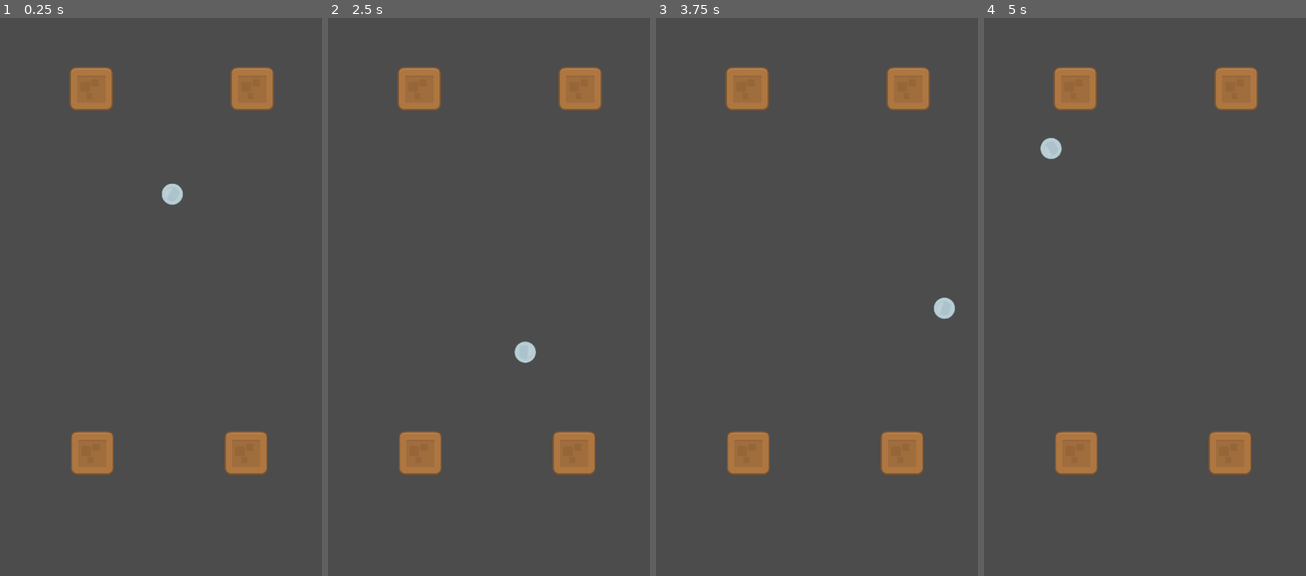
Above: before the commit, frames 1-4 (left to right).
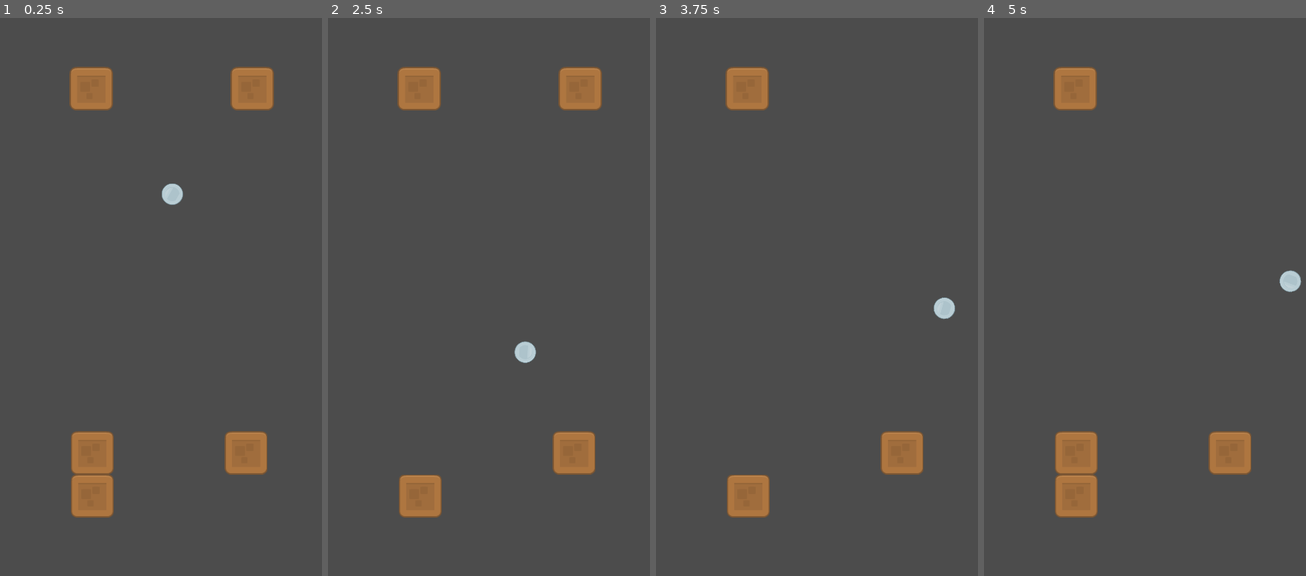
Above: after the commit, the same moments.

Repository: anissen/bouncing-ball
Game: Godot game, scene res://Main.tscn
The game is run twice, just before and just after one commit, with the same random seed, the same clock (stepped at 60 frames per second) and the same inputs.
Inputs (mouse positions are in pixels of both pictures, inside the frame that each line leads up to):
- Up to frame 1 (0.25 s): no input
- Up to frame 2 (2.5 s): tap Enter at 0.5 s; move the mouse to (566, 252) at 0.52 s; click (566, 252) at 0.67 s; tap R (restart, bound only after the commit) at 1.25 s; drag from (427, 308) to (476, 397) at 1.27 s; move the mouse to (527, 151) at 2.02 s; click (527, 151) at 2.17 s
- Up to frame 3 (3.75 s): drag from (804, 397) to (723, 190) at 2.77 s; move the mouse to (923, 369) at 3.52 s; click (923, 369) at 3.67 s
- Up to frame 4 (5 s): tap R (restart, bound only after the commit) at 4.15 s; drag from (1051, 190) to (1099, 135) at 4.27 s

The runs differ from the first frame. In frame 1, 1.0% of the frame differs, in the area x 22-36%, y 81-90%; in frame 2, 2.0%; in frame 3, 3.1%, in the area x 22-86%, y 8-90%; in frame 4, 2.5%.

Commit message:
Improved blocks handling

Diff:
--- /dev/null
+++ b/Ball.gd
@@ -0,0 +1,7 @@
+extends RigidBody2D
+
+signal block_hit(block)
+
+func _on_Ball_body_entered(body :Node):
+	if body.is_in_group("Blocks"):
+		emit_signal("block_hit", body)
--- a/Block.tscn
+++ b/Block.tscn
@@ -5,7 +5,9 @@
 [sub_resource type="RectangleShape2D" id=1]
 extents = Vector2( 36, 36 )
 
-[node name="Block" type="StaticBody2D"]
+[node name="Block" type="StaticBody2D" groups=[
+"Blocks",
+]]
 
 [node name="CollisionShape2D" type="CollisionShape2D" parent="."]
 shape = SubResource( 1 )
--- a/Main.gd
+++ b/Main.gd
@@ -3,6 +3,8 @@
 #var mouse_down := false
 #var drag_position :Vector2 = null
 #var drag_start_time
+
+var score := 0
 
 func _input(event :InputEvent):
 	if event is InputEventScreenDrag:
@@ -11,3 +13,12 @@
 	#if event is InputEventMouseButton and event.button_index == BUTTON_LEFT and not event.is_pressed():
 		#print(event.global_position - $Ball.global_position)
 	#	$Ball.apply_central_impulse(event.global_position - $Ball.global_position)
+
+	if event.is_action_released("restart"):
+		get_tree().reload_current_scene()
+
+
+func _on_Ball_block_hit(block):
+	score += 1
+	print("Score: " + str(score))
+	block.queue_free()
--- a/Main.tscn
+++ b/Main.tscn
@@ -1,8 +1,9 @@
-[gd_scene load_steps=8 format=2]
+[gd_scene load_steps=9 format=2]
 
 [ext_resource path="res://Block.tscn" type="PackedScene" id=1]
 [ext_resource path="res://Main.gd" type="Script" id=2]
 [ext_resource path="res://art/ball/elementMetal001.png" type="Texture" id=3]
+[ext_resource path="res://Ball.gd" type="Script" id=4]
 
 [sub_resource type="PhysicsMaterial" id=1]
 bounce = 0.9
@@ -31,9 +32,15 @@
 [node name="Block4" parent="." instance=ExtResource( 1 )]
 position = Vector2( 150, 760 )
 
+[node name="Block5" parent="." instance=ExtResource( 1 )]
+position = Vector2( 150, 830 )
+
 [node name="Ball" type="RigidBody2D" parent="."]
 position = Vector2( 280, 340 )
 physics_material_override = SubResource( 1 )
+contacts_reported = 1
+contact_monitor = true
+script = ExtResource( 4 )
 
 [node name="CollisionShape2D" type="CollisionShape2D" parent="Ball"]
 shape = SubResource( 2 )
@@ -60,3 +67,5 @@
 [node name="Bottom" type="CollisionShape2D" parent="Border"]
 position = Vector2( 262.5, 1040 )
 shape = SubResource( 4 )
+[connection signal="block_hit" from="Ball" to="." method="_on_Ball_block_hit"]
+[connection signal="body_entered" from="Ball" to="Ball" method="_on_Ball_body_entered"]
--- a/project.godot
+++ b/project.godot
@@ -27,6 +27,18 @@
 window/stretch/mode="2d"
 window/stretch/aspect="keep"
 
+[gdnative]
+
+singletons=[  ]
+
+[input]
+
+restart={
+"deadzone": 0.5,
+"events": [ Object(InputEventKey,"resource_local_to_scene":false,"resource_name":"","device":0,"alt":false,"shift":false,"control":false,"meta":false,"command":false,"pressed":false,"scancode":82,"unicode":0,"echo":false,"script":null)
+ ]
+}
+
 [input_devices]
 
 pointing/emulate_touch_from_mouse=true
Binary file removed: icon.png
Not shown, removed: icon.png.import
